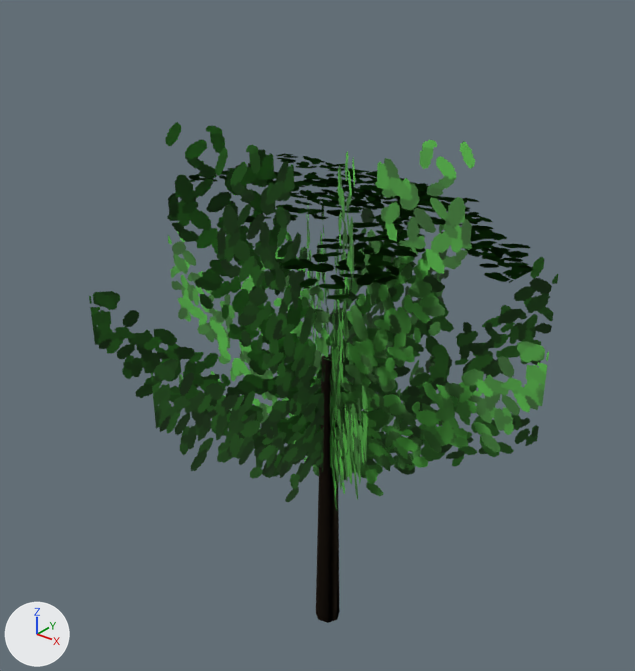
The glTF model assets/models/tree.glb as it was, and as the next commit left it.
The view is the same before and after, from a 50 mm lens placed at (5.71, -7.37, 8.8), pointed at (-0.26, 0.1, 4.18). Every picture has the same lights, and +X, +Y and +Z are marked at lower left. The older version comes first. Vertices at exactly the same position are counted once.

Objects in the first picture: 'Arbre'.
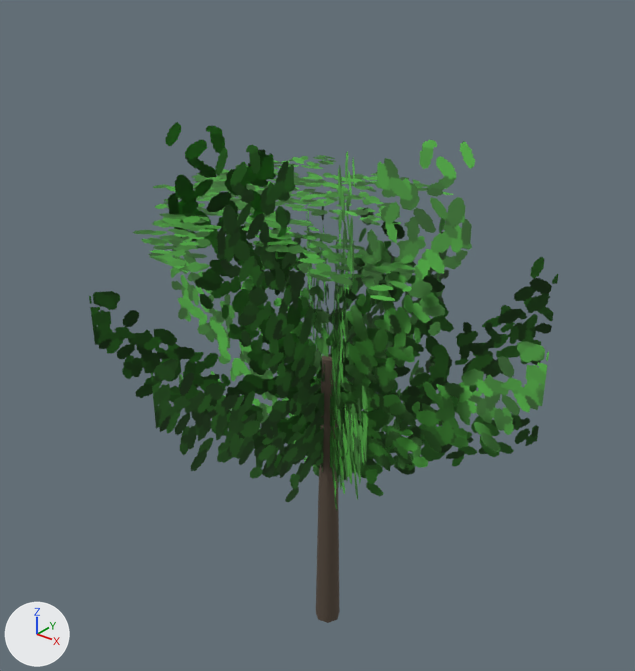
Where the change shows, as pixel boxes [x1, y1, x2, y2] in the pictures (635 x 671 px):
part 1 of me_mesh_0, reshaped: [316, 354, 340, 623] in both
part 2 of me_mesh_0, surface changed: before [184, 153, 534, 299]; after [133, 155, 453, 301]

Patch to the scene script:
```diff
--- a/assets/models/tree.glb.py
+++ b/assets/models/tree.glb.py
@@ me_mesh_0 @@
 # used by ob_arbre; location = (0.0, 0.0, 0.0)
-me_mesh_0.from_pydata(...)  # 36 vertices, 24 faces; spans x -2.7..2.7, y -2.7..2.7, z 0.0..7.38
+me_mesh_0.from_pydata(...)  # 38 vertices, 38 faces; spans x -2.7..2.7, y -2.7..2.7, z 0.0..7.38
+# me_mesh_0 part 1
+# 16 faces are deleted
+# 2 vertices are added at (0.0, 0.0, 0.0), (0.0, 0.0, 4.0)
+# 28 new faces join them, mat_ecorce (brown #55483c)
+# 2 new faces join them, mat_feuillage
+# me_mesh_0 part 2: 2 kept faces spanning x -2.27..2.27, y -2.27..2.27, z 5.45..5.95 get new texture (UV) coordinates
 me_mesh_0.materials.append(mat_ecorce)
```
